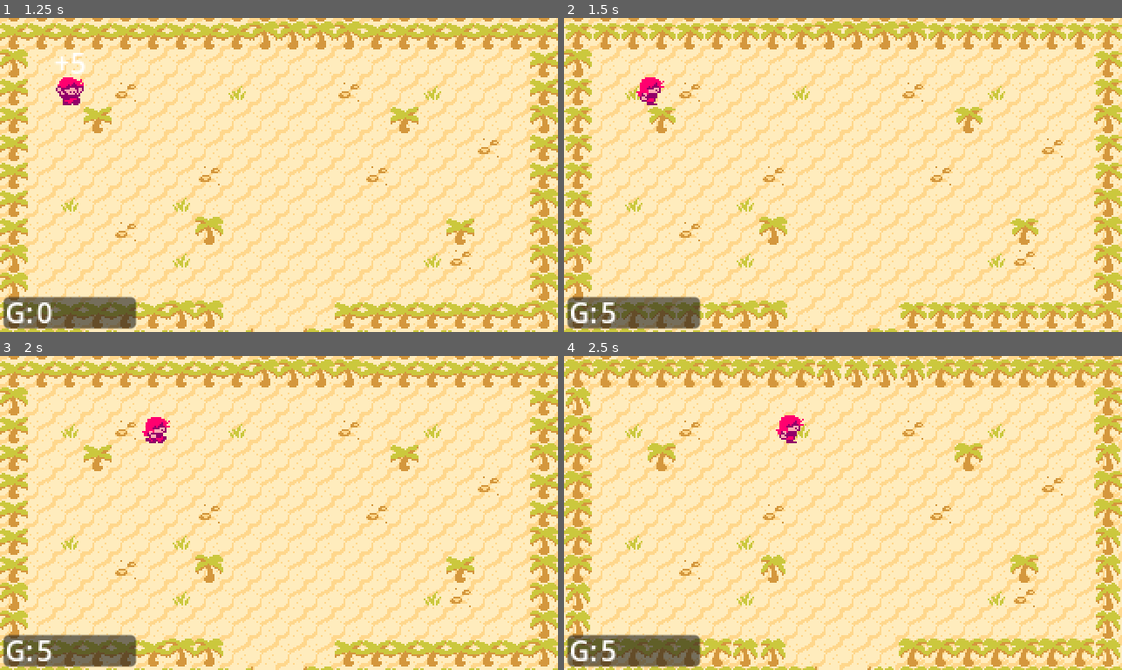
Above: before the commit, frames 1-4 (two rows, left to right).
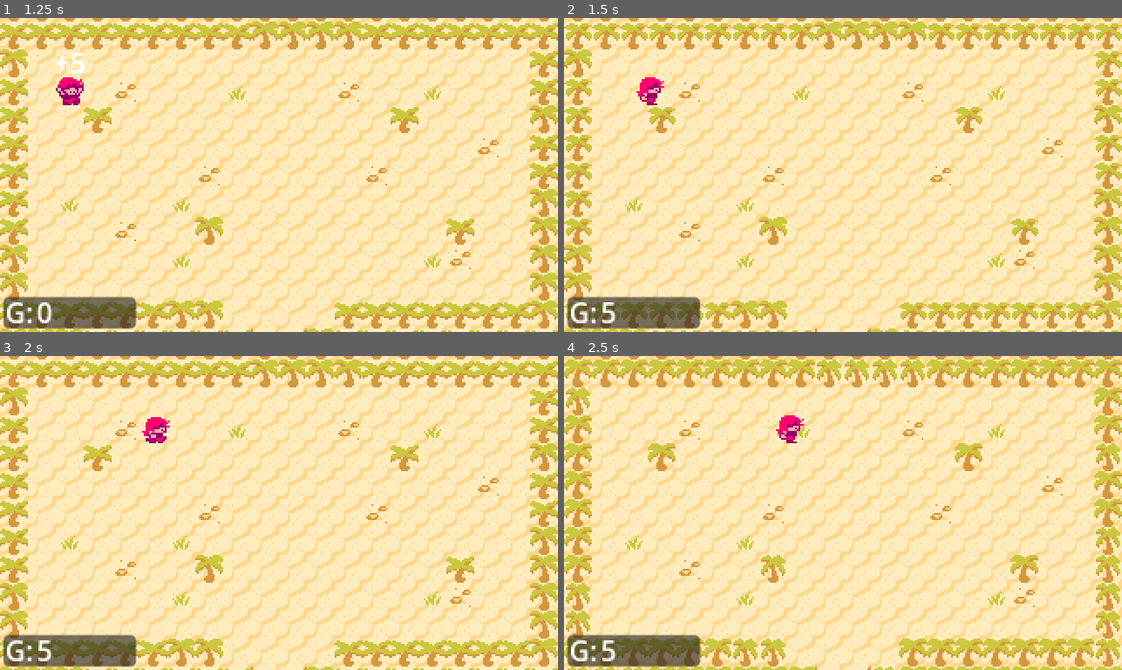
Above: after the commit, the same moments.

Repository: MariuszAKS/Susie-vs-Grass
Game: Godot game, scene res://scenes/game.tscn
Same seed, same stepped clock (60 frames per second), same inputs: the game is played once before the commit and once after it.
Inputs:
- Up to frame 1 (1.25 s): no input
- Up to frame 2 (1.5 s): no input
- Up to frame 3 (2 s): no input
- Up to frame 4 (2.5 s): no input

Frame 1 is identical in both runs. In frame 2, less than 0.1% of the frame differs, in the area x 10-14%, y 21-27%; in frame 3, less than 0.1%, in the area x 10-15%, y 21-27%; in frame 4, less than 0.1%.

Commit message:
Finished animations, grass regrows now

Diff:
--- a/scenes/game.tscn
+++ b/scenes/game.tscn
@@ -66,8 +66,9 @@
 [node name="Marker6" type="Marker2D" parent="Grass"]
 position = Vector2(-120, 16)
 
-[node name="Susie" parent="." node_paths=PackedStringArray("destinations", "label_points") instance=ExtResource("2_acvdr")]
+[node name="Susie" parent="." node_paths=PackedStringArray("tilemap_layer", "destinations", "label_points") instance=ExtResource("2_acvdr")]
 position = Vector2(-120, -16)
+tilemap_layer = NodePath("../TileMapLayer")
 destinations = [NodePath("../Grass/Marker0"), NodePath("../Grass/Marker1"), NodePath("../Grass/Marker2"), NodePath("../Grass/Marker3"), NodePath("../Grass/Marker4"), NodePath("../Grass/Marker5"), NodePath("../Grass/Marker6")]
 label_points = NodePath("../Camera2D/Panel/Label2")
 
--- a/scenes/susie.tscn
+++ b/scenes/susie.tscn
@@ -113,6 +113,69 @@
 "name": &"walk_up",
 "speed": 6.0
 }]
+
+[sub_resource type="Animation" id="Animation_axh2y"]
+length = 0.001
+tracks/0/type = "value"
+tracks/0/imported = false
+tracks/0/enabled = true
+tracks/0/path = NodePath("Coin:position")
+tracks/0/interp = 1
+tracks/0/loop_wrap = true
+tracks/0/keys = {
+"times": PackedFloat32Array(0),
+"transitions": PackedFloat32Array(1),
+"update": 0,
+"values": [Vector2(0, 0)]
+}
+tracks/1/type = "value"
+tracks/1/imported = false
+tracks/1/enabled = true
+tracks/1/path = NodePath("Coin:visible")
+tracks/1/interp = 1
+tracks/1/loop_wrap = true
+tracks/1/keys = {
+"times": PackedFloat32Array(0),
+"transitions": PackedFloat32Array(1),
+"update": 1,
+"values": [false]
+}
+tracks/2/type = "value"
+tracks/2/imported = false
+tracks/2/enabled = true
+tracks/2/path = NodePath("Label:visible")
+tracks/2/interp = 1
+tracks/2/loop_wrap = true
+tracks/2/keys = {
+"times": PackedFloat32Array(0),
+"transitions": PackedFloat32Array(1),
+"update": 1,
+"values": [false]
+}
+tracks/3/type = "value"
+tracks/3/imported = false
+tracks/3/enabled = true
+tracks/3/path = NodePath("Animations:animation")
+tracks/3/interp = 1
+tracks/3/loop_wrap = true
+tracks/3/keys = {
+"times": PackedFloat32Array(0),
+"transitions": PackedFloat32Array(1),
+"update": 1,
+"values": [&"pick"]
+}
+tracks/4/type = "value"
+tracks/4/imported = false
+tracks/4/enabled = true
+tracks/4/path = NodePath("Animations:frame")
+tracks/4/interp = 1
+tracks/4/loop_wrap = true
+tracks/4/keys = {
+"times": PackedFloat32Array(0),
+"transitions": PackedFloat32Array(1),
+"update": 1,
+"values": [0]
+}
 
 [sub_resource type="Animation" id="Animation_ru346"]
 resource_name = "coin"
@@ -177,69 +240,6 @@
 "values": [0, 1]
 }
 
-[sub_resource type="Animation" id="Animation_axh2y"]
-length = 0.001
-tracks/0/type = "value"
-tracks/0/imported = false
-tracks/0/enabled = true
-tracks/0/path = NodePath("Coin:position")
-tracks/0/interp = 1
-tracks/0/loop_wrap = true
-tracks/0/keys = {
-"times": PackedFloat32Array(0),
-"transitions": PackedFloat32Array(1),
-"update": 0,
-"values": [Vector2(0, 0)]
-}
-tracks/1/type = "value"
-tracks/1/imported = false
-tracks/1/enabled = true
-tracks/1/path = NodePath("Coin:visible")
-tracks/1/interp = 1
-tracks/1/loop_wrap = true
-tracks/1/keys = {
-"times": PackedFloat32Array(0),
-"transitions": PackedFloat32Array(1),
-"update": 1,
-"values": [false]
-}
-tracks/2/type = "value"
-tracks/2/imported = false
-tracks/2/enabled = true
-tracks/2/path = NodePath("Label:visible")
-tracks/2/interp = 1
-tracks/2/loop_wrap = true
-tracks/2/keys = {
-"times": PackedFloat32Array(0),
-"transitions": PackedFloat32Array(1),
-"update": 1,
-"values": [false]
-}
-tracks/3/type = "value"
-tracks/3/imported = false
-tracks/3/enabled = true
-tracks/3/path = NodePath("Animations:animation")
-tracks/3/interp = 1
-tracks/3/loop_wrap = true
-tracks/3/keys = {
-"times": PackedFloat32Array(0),
-"transitions": PackedFloat32Array(1),
-"update": 1,
-"values": [&"pick"]
-}
-tracks/4/type = "value"
-tracks/4/imported = false
-tracks/4/enabled = true
-tracks/4/path = NodePath("Animations:frame")
-tracks/4/interp = 1
-tracks/4/loop_wrap = true
-tracks/4/keys = {
-"times": PackedFloat32Array(0),
-"transitions": PackedFloat32Array(1),
-"update": 1,
-"values": [0]
-}
-
 [sub_resource type="AnimationLibrary" id="AnimationLibrary_27w7n"]
 _data = {
 "RESET": SubResource("Animation_axh2y"),
--- a/scripts/susie.gd
+++ b/scripts/susie.gd
@@ -1,11 +1,14 @@
 extends Node2D
 
+
+@export var tilemap_layer: TileMapLayer
 
 @onready var susie_animations = get_node("Animations") as AnimatedSprite2D
 @onready var coin_animations = get_node("AnimationPlayer") as AnimationPlayer
 
 @export var destinations: Array[Marker2D]
-var next_destination = -1
+var prev_destination = destinations.size() - 1
+var next_destination = 0
 
 var is_walking = false
 var direction = Vector2.RIGHT
@@ -19,13 +22,28 @@
 
 func _ready():
 	coin_animations.animation_finished.connect(on_grass_picked)
-	start_walking()
+
+	direction = (destinations[next_destination].global_position - global_position).normalized()
+
+	match direction:
+		Vector2.DOWN: susie_animations.play("walk_down")
+		Vector2.LEFT: susie_animations.play("walk_left")
+		Vector2.RIGHT: susie_animations.play("walk_right")
+		Vector2.UP: susie_animations.play("walk_up")
+		_: susie_animations.play("idle")
+
+	is_walking = true
 
 
 func start_walking():
+	tilemap_layer.set_cell(tilemap_layer.local_to_map(destinations[prev_destination].global_position - Vector2(0, 8)), 0, Vector2i(7, 0))
+	tilemap_layer.set_cell(tilemap_layer.local_to_map(destinations[next_destination].global_position - Vector2(0, 8)), 0, Vector2i(5, 1))
+	print()
+
+	prev_destination += 1
 	next_destination += 1
-	if next_destination >= destinations.size():
-		next_destination = 0
+	if prev_destination >= destinations.size(): prev_destination = 0
+	if next_destination >= destinations.size(): next_destination = 0
 
 	direction = (destinations[next_destination].global_position - global_position).normalized()
 
